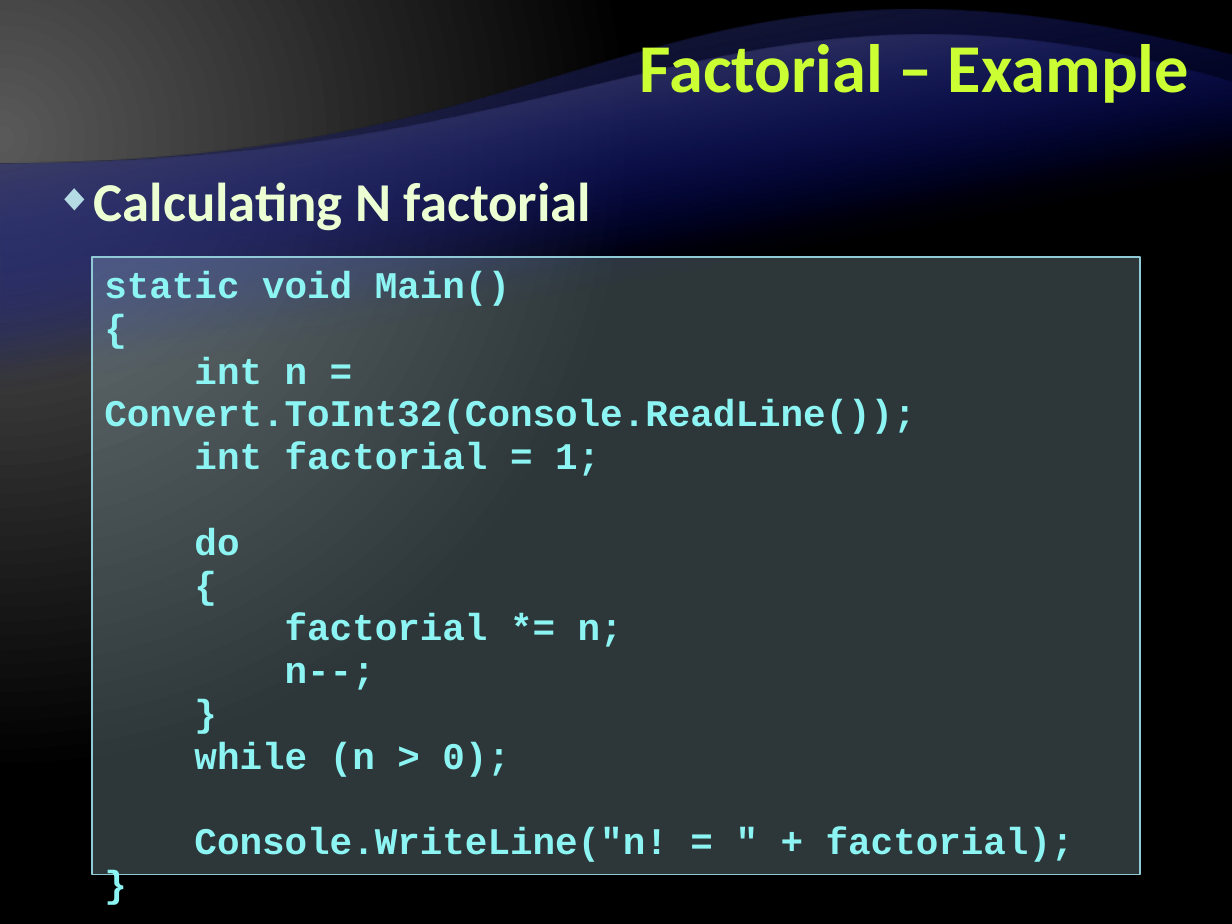
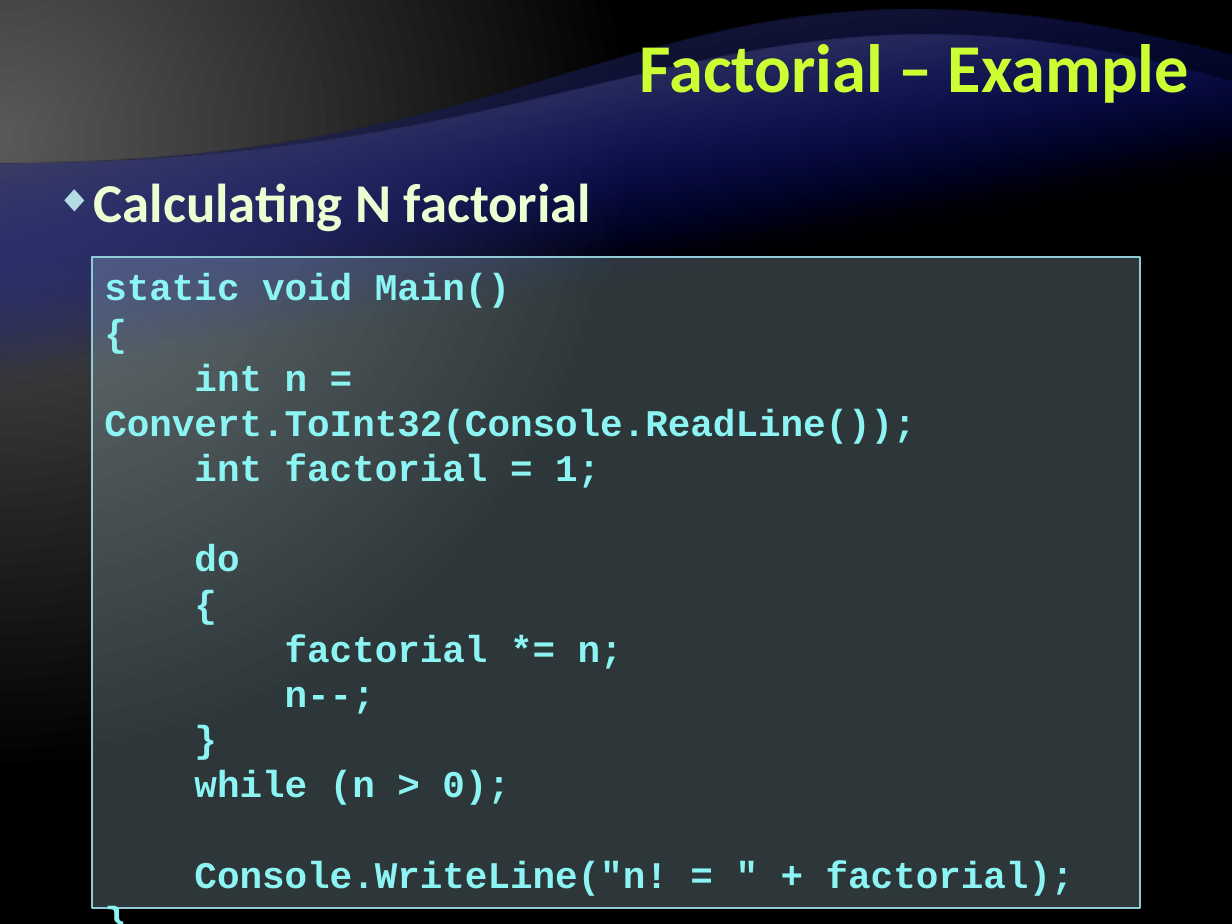
Before and after one commit to Graveheart/aspnetcourse, a slide deck: slide 74 of 2010/lectures/2. CSharp Language Overview - Part I.pptx. Drawn at 1232x924 pixels with LibreOffice and Linux fonts; fonts in the diff are those of the drawing; background and template pictures are left out. Boxes give left, top, right and bottom in pixels: in the first picture for what was removed or moved away, otherwise in the second. Text is boxed around its words. In the diff, an @@ line names an element or a change of style, - is before the commit and + after.

```diff
--- a/2010/lectures/2. CSharp Language Overview - Part I.pptx
+++ b/2010/lectures/2. CSharp Language Overview - Part I.pptx
@@ text "Calculating N factorial" at [94,183,592,232]: line spacing 38pt to 1 @@
@@ rectangle "static void Main()": place and size @@
-rectangle "static void Main()" at [92,257,1141,875]
+rectangle "static void Main()" at [92,257,1141,908]
@@ rectangle "static void Main()" at [92,257,1141,908]: line spacing 25pt to 1 @@
```
Also in this commit, not shown: 49 other slides changed.
